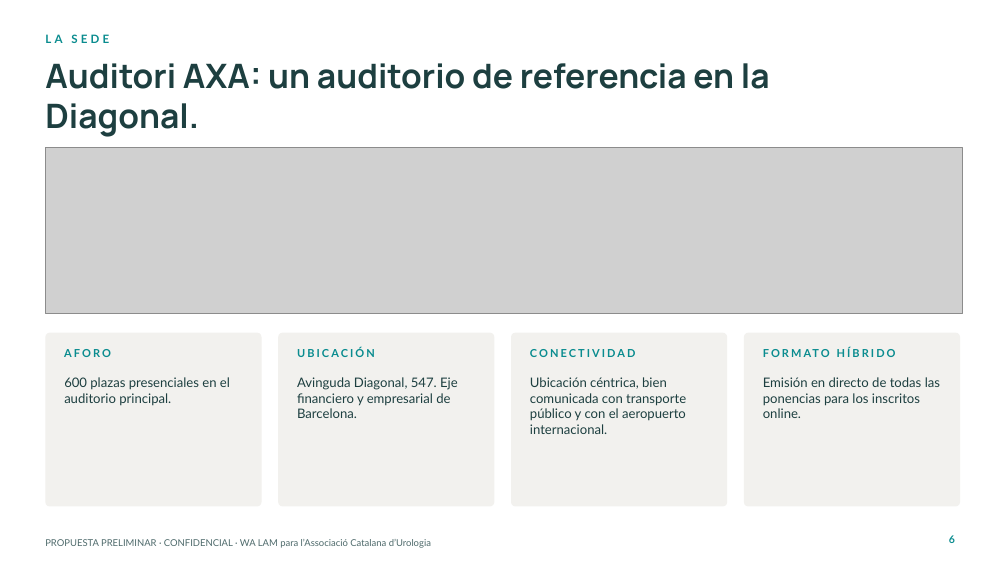
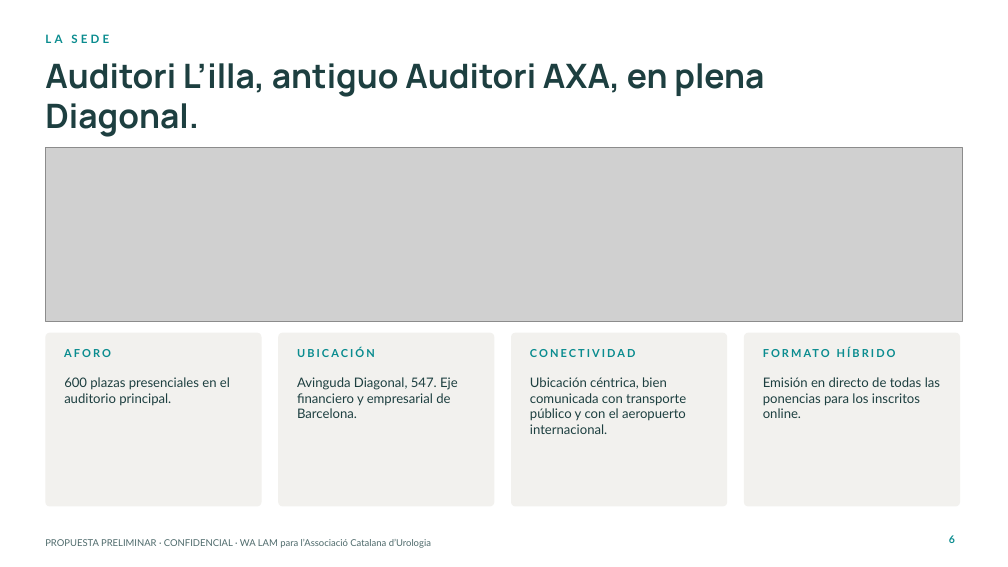
Before and after one commit to walam-bcn/formacion-olivier-bazin, a slide deck: slide 6 of Propuesta_Congreso_Salud_Pelvica_Urogenital_WALAM.pptx. Drawn at 1008x567 pixels with LibreOffice and Linux fonts; fonts in the diff are those of the drawing; grey boxes stand for pictures; background and template pictures are left out. Boxes give left, top, right and bottom in pixels: in the first picture for what was removed or moved away, otherwise in the second. Text is boxed around its words. In the diff, an @@ line names an element or a change of style, - is before the commit and + after.

```diff
--- a/Propuesta_Congreso_Salud_Pelvica_Urogenital_WALAM.pptx
+++ b/Propuesta_Congreso_Salud_Pelvica_Urogenital_WALAM.pptx
@@ title at box(45, 63, 764, 137): text changed @@
-Auditori AXA: un auditorio de referencia en la Diagonal.
+Auditori L’illa, antiguo Auditori AXA, en plena Diagonal.
@@ picture: place and size @@
-picture at box(45, 147, 963, 314)
+picture at box(45, 147, 963, 321)
```
Also in this commit, not shown: 1 other file.
